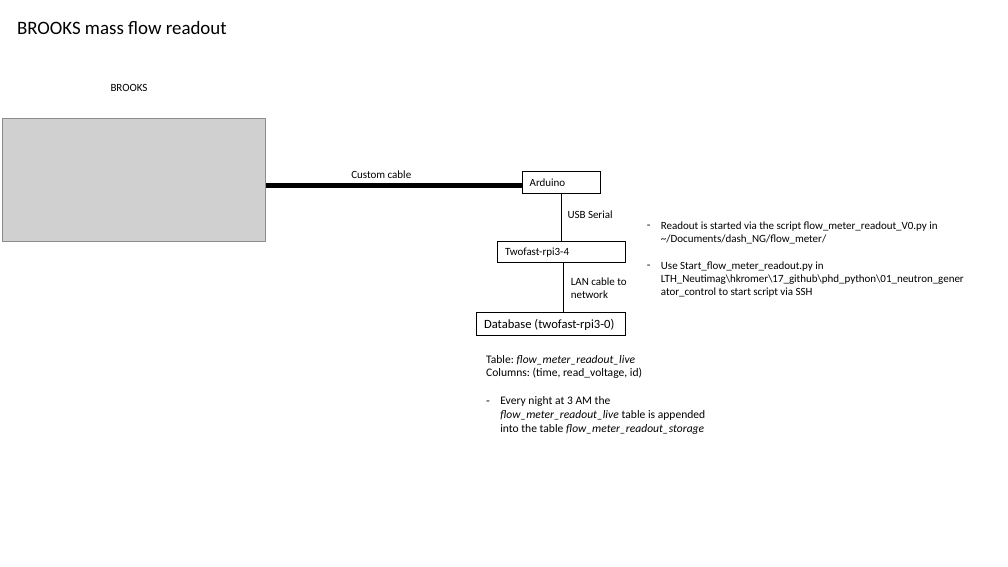
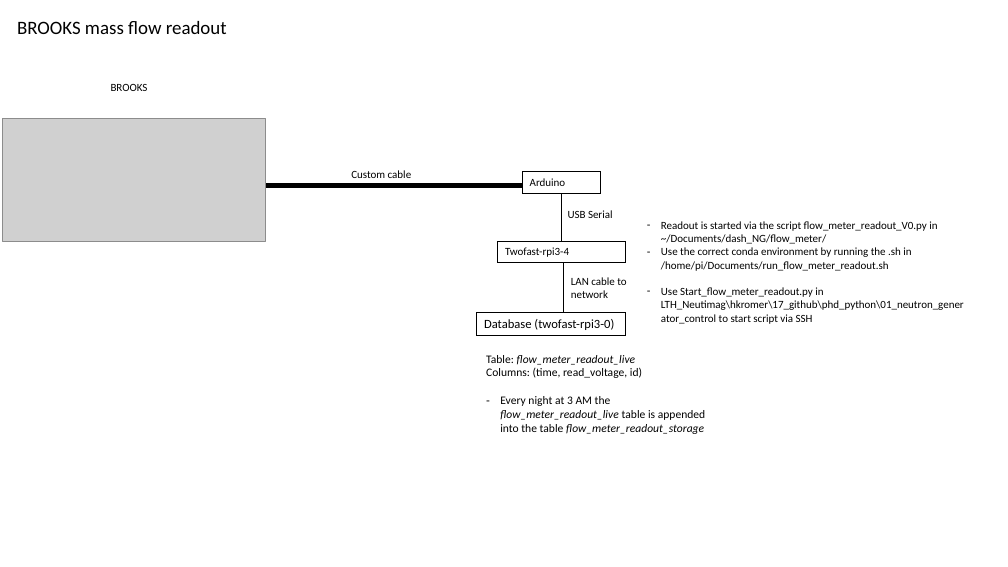
Before and after one commit to kromerh/dash_NG, a slide deck: slide 1 of flow_meter/2019-06-27.Layout.BROOKSReadout.pptx. Drawn at 1008x567 pixels with LibreOffice and Linux fonts; fonts in the diff are those of the drawing; grey boxes stand for pictures. Boxes give left, top, right and bottom in pixels: in the first picture for what was removed or moved away, otherwise in the second. Text is boxed around its words. In the diff, an @@ line names an element or a change of style, - is before the commit and + after.

```diff
--- a/flow_meter/2019-06-27.Layout.BROOKSReadout.pptx
+++ b/flow_meter/2019-06-27.Layout.BROOKSReadout.pptx
@@ text at bbox=[661, 247, 911, 271]: paragraph added @@
+– Use the correct conda environment by running the .sh in /home/pi/Documents/run_flow_meter_readout.sh
```
Also in this commit, not shown: 2 other files.
